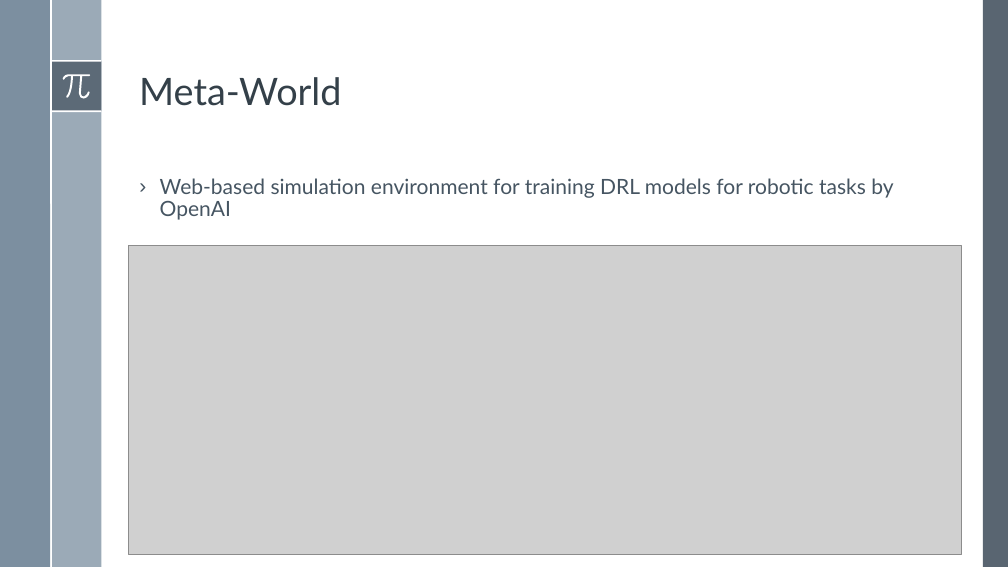
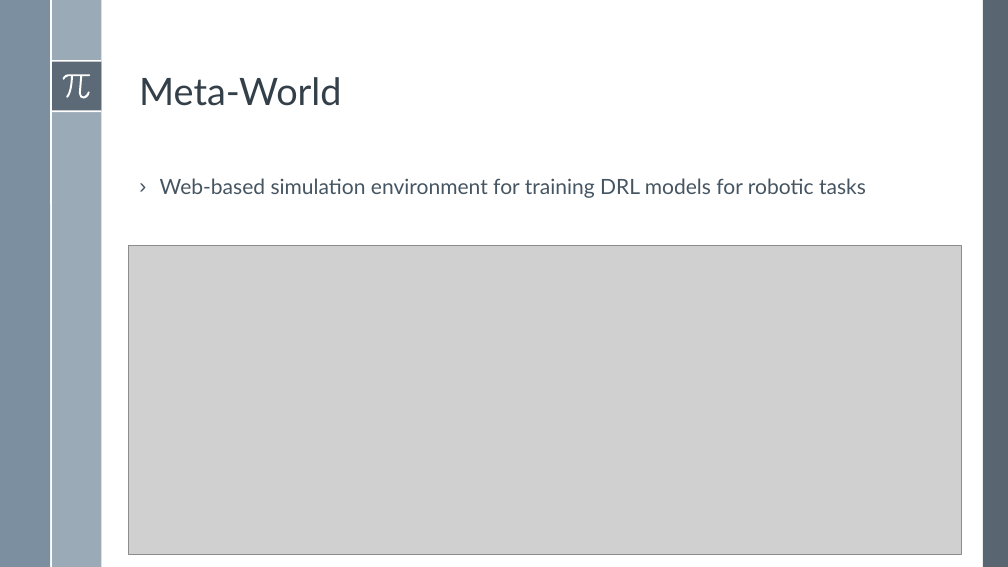
Before and after one commit to BardiaMojra/presentations, a slide deck: slide 3 of a_simple_approach_to_continual_learning_by_transferring_skill_parameters/presentation.odp. Drawn at 1008x567 pixels with LibreOffice and Linux fonts; fonts in the diff are those of the drawing; grey boxes stand for pictures. Boxes give left, top, right and bottom in pixels: in the first picture for what was removed or moved away, otherwise in the second. Text is boxed around its words. In the diff, an @@ line names an element or a change of style, - is before the commit and + after.

```diff
--- a/a_simple_approach_to_continual_learning_by_transferring_skill_parameters/presentation.odp
+++ b/a_simple_approach_to_continual_learning_by_transferring_skill_parameters/presentation.odp
@@ text at [160, 178, 866, 198]: text changed @@
-› Web-based simulation environment for training DRL models for robotic tasks by OpenAI
+› Web-based simulation environment for training DRL models for robotic tasks
```
Also in this commit, not shown: 2 other files.
